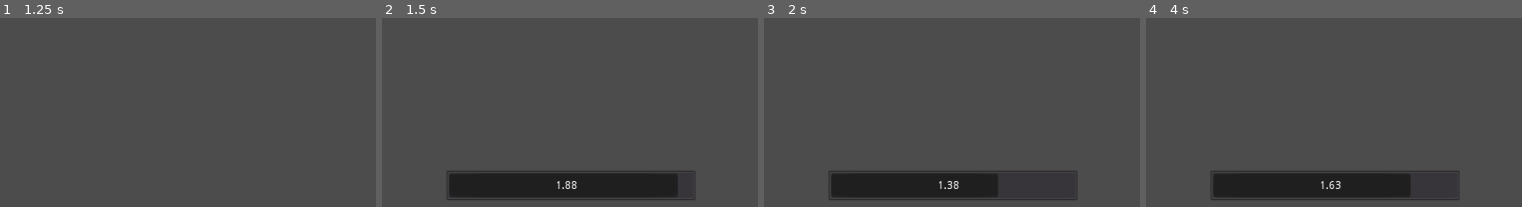
Above: before the commit, frames 1-4 (left to right).
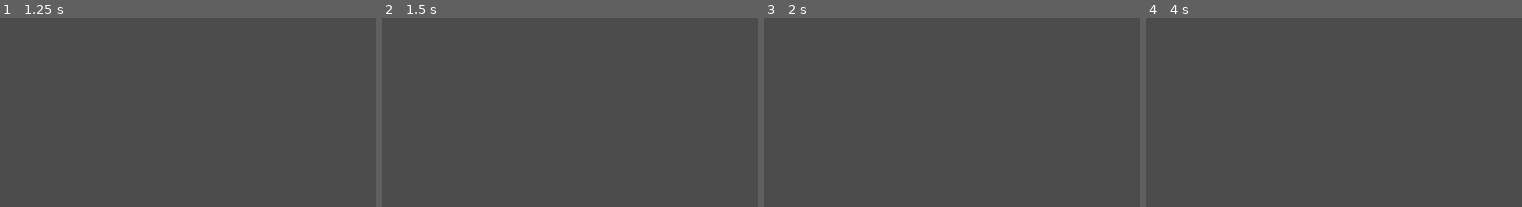
Above: after the commit, the same moments.

Repository: TRushton95/Sanctuary
Game: Godot game, scene res://Main.tscn
The game is run twice, just before and just after one commit, with the same random seed, the same clock (stepped at 60 frames per second) and the same inputs. The engine's default icon, where the game draws it, is replaced by a stand-in: a white triangle on a blue panel in a dark square.
Inputs (mouse positions are % of the whole screen's width and height, from its top left):
- Up to frame 1 (1.25 s): click "Create Server" at 0.5 s
- Up to frame 2 (1.5 s): tap Enter at 1.25 s; move the mouse to (74, 53) at 1.27 s; tap Q (Cast) at 1.35 s; click (74, 53) at 1.42 s
- Up to frame 3 (2 s): no input
- Up to frame 4 (4 s): move the mouse to (29, 66) at 2.02 s; tap Q (Cast) at 2.1, 2.85, 3.6 s; click (29, 66) at 2.17 s; move the mouse to (61, 32) at 2.77 s; click (61, 32) at 2.92 s; move the mouse to (45, 84) at 3.52 s; click (45, 84) at 3.67 s
The pictures show only the part of the screen within x 26-76%, y 50-100%; the shares and areas given below are measured in that part.

Frame 1 is identical in both runs. In frame 2, 8.7% of the frame differs, in the area x 17-84%, y 80-97%; in frame 3, 6.6%; in frame 4, 7.6%.
Error after the commit: Invalid call to function 'start_cast' in base 'KinematicBody2D (Unit.gd)'. Expected 1 arguments. (res://Gameplay/World/World.gd:61)

Commit message:
Refactor cast to use stopwatch

Diff:
--- a/Src/Gameplay/Entities/Unit/Unit.gd
+++ b/Src/Gameplay/Entities/Unit/Unit.gd
@@ -12,19 +12,23 @@
 signal progressed_casting(value)
 
 
+func _on_CastTimer_stopped():
+	_is_casting = false
+	emit_signal("stopped_casting")
+
+
 func _process(delta: float) -> void:
 	if _is_casting:
-		emit_signal("progressed_casting", $CastTimer.time_left)
+		emit_signal("progressed_casting", $CastTimer.current_time)
 
 
-func cast() -> void:
-	if _is_casting:
-		print("Already casting")
-		return
+func start_cast(duration: float, current_time: float = 0.0) -> void:
+	$CastTimer.start(duration, current_time)
+	emit_signal("started_casting")
 
-	$CastTimer.start(2)
-	_is_casting = true
-	emit_signal("started_casting")
+
+func stop_cast() -> void:
+	$CastTimer.stop()
 
 
 func move_along_path(delta: float) -> void:
@@ -43,8 +47,3 @@
 
 		if _path.empty():
 			emit_signal("path_expired")
-
-
-func _on_CastTimer_timeout() -> void:
-	_is_casting = false
-	emit_signal("stopped_casting")
--- a/Src/Gameplay/Entities/Unit/Unit.tscn
+++ b/Src/Gameplay/Entities/Unit/Unit.tscn
@@ -1,7 +1,8 @@
-[gd_scene load_steps=4 format=2]
+[gd_scene load_steps=5 format=2]
 
 [ext_resource path="res://icon.png" type="Texture" id=1]
 [ext_resource path="res://Gameplay/Entities/Unit/Unit.gd" type="Script" id=2]
+[ext_resource path="res://Gameplay/Utility/Stopwatch/Stopwatch.tscn" type="PackedScene" id=3]
 
 [sub_resource type="RectangleShape2D" id=1]
 extents = Vector2( 24, 24 )
@@ -15,8 +16,6 @@
 [node name="CollisionShape2D" type="CollisionShape2D" parent="."]
 shape = SubResource( 1 )
 
-[node name="CastTimer" type="Timer" parent="."]
-wait_time = 2.0
-one_shot = true
+[node name="CastTimer" parent="." instance=ExtResource( 3 )]
 
-[connection signal="timeout" from="CastTimer" to="." method="_on_CastTimer_timeout"]
+[connection signal="stopped" from="CastTimer" to="." method="_on_CastTimer_stopped"]
--- a/Src/Gameplay/Utility/Stopwatch.gd
+++ b/Src/Gameplay/Utility/Stopwatch/Stopwatch.gd
@@ -22,14 +22,15 @@
 
 func start(duration: float, current_time := 0.0) -> void:
 	self.duration = duration
-	self.current_time = current_time if current_time > 0.0 else duration
+	self.current_time = current_time if current_time > 0.0 else 0
 	is_running = true
 	emit_signal("started")
 
 
 func stop() -> void:
-	is_running = false
-	emit_signal("stopped")
+	if is_running:
+		is_running = false
+		emit_signal("stopped")
 
 
 # Setgetters
--- /dev/null
+++ b/Src/Gameplay/Utility/Stopwatch/Stopwatch.tscn
@@ -0,0 +1,6 @@
+[gd_scene load_steps=2 format=2]
+
+[ext_resource path="res://Gameplay/Utility/Stopwatch/Stopwatch.gd" type="Script" id=1]
+
+[node name="Stopwatch" type="Node"]
+script = ExtResource( 1 )
--- a/Src/Gameplay/World/World.gd
+++ b/Src/Gameplay/World/World.gd
@@ -58,7 +58,7 @@
 		$CanvasLayer/NetworkInfo/VBoxContainer/LagSimWarning.show()
 
 	if Input.is_action_just_pressed("Cast"):
-		player.cast()
+		player.start_cast()
 
 
 func _physics_process(delta: float) -> void:
--- a/Src/project.godot
+++ b/Src/project.godot
@@ -12,7 +12,7 @@
 "base": "Node",
 "class": "Stopwatch",
 "language": "GDScript",
-"path": "res://Gameplay/Utility/Stopwatch.gd"
+"path": "res://Gameplay/Utility/Stopwatch/Stopwatch.gd"
 }, {
 "base": "KinematicBody2D",
 "class": "Unit",
